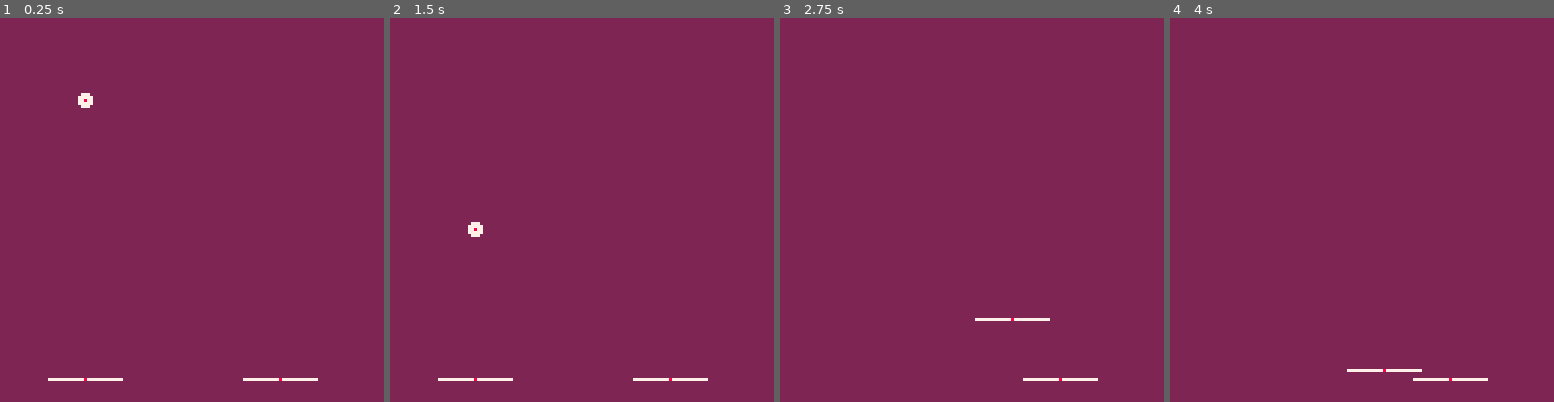
Above: before the commit, frames 1-4 (left to right).
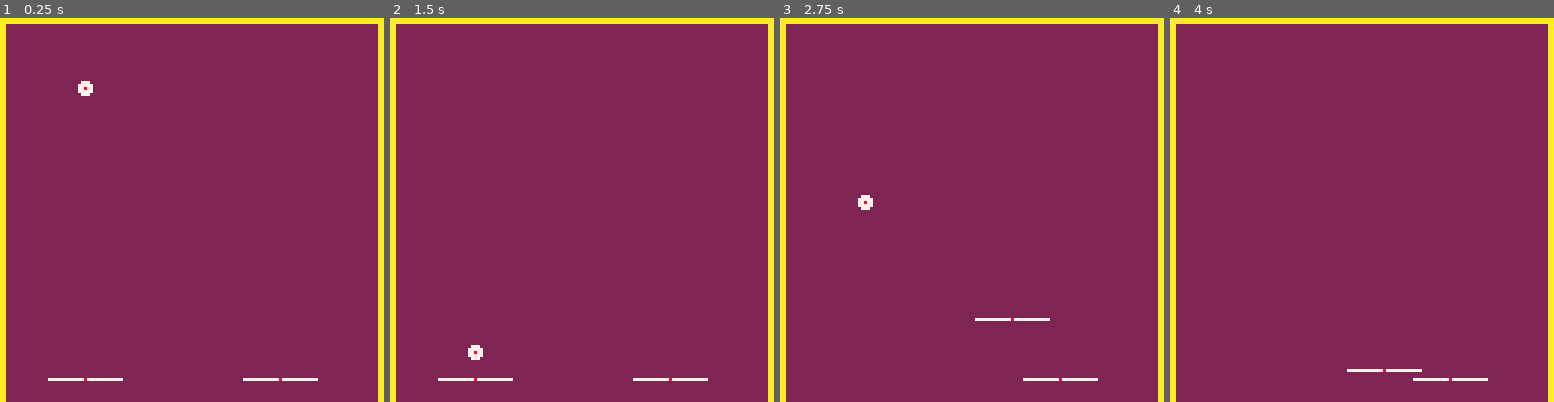
Above: after the commit, the same moments.

Repository: pixelrip/breakout
Game: PICO-8 cartridge breakout.p8
Same seed, same stepped clock (60 frames per second), same inputs: the game is played once before the commit and once after it.
Inputs:
- Up to frame 1 (0.25 s): no input
- Up to frame 2 (1.5 s): tap X (X key) at 0.33, 1.07 s; tap O (Z key) at 0.7 s
- Up to frame 3 (2.75 s): hold Right 1.6-2.1 s; tap O (Z key) at 1.7, 2.1, 2.5 s; tap X (X key) at 1.85 s; hold Up 2.15-2.42 s; hold Right from 2.47 s (still down)
- Up to frame 4 (4 s): tap O (Z key) at 2.9, 3.3, 3.7 s; tap X (X key) at 2.97 s; release Right at 3.03 s; hold Left 3.08-3.58 s; hold Down 3.63-3.97 s

The runs differ from the first frame. In frame 1, 4.9% of the frame differs, in the area x 0-100%, y 0-100%; in frame 2, 4.9%; in frame 3, 4.8%; in frame 4, 4.6%.

Commit message:
re-added arena

Diff:
--- a/breakout.p8
+++ b/breakout.p8
@@ -10,7 +10,7 @@
 
 -- Entities
 #include src/entities/base/base.lua
---#include src/entities/arena.lua
+#include src/entities/arena.lua
 #include src/entities/ball.lua
 #include src/entities/player.lua
 
--- a/src/entities/arena.lua
+++ b/src/entities/arena.lua
@@ -6,27 +6,20 @@
 
 setmetatable(Arena, {__index = Entity})
 
--- Tuning Constants
-Arena.X = 0
-Arena.Y = 0
-Arena.WIDTH = 128
-Arena.HEIGHT = 128
-Arena.WALL_THICKNESS = 2
-Arena.COLOR = 7
 
 function Arena.new(opts)
     -- Base entity
     local self = Entity.new({
-        x = opts.x or Arena.X,
-        y = opts.y or Arena.Y,
-        w = opts.width or Arena.WIDTH,
-        h = opts.height or Arena.HEIGHT
+        x = opts.x or 0,
+        y = opts.y or 0
     })
 
     setmetatable(self, Arena)
 
-    self.wall_thickness = opts.wall_thickness or Arena.WALL_THICKNESS
-    self.color = opts.color or Arena.COLOR
+    self.w = opts.width or 128
+    self.h = opts.height or 128
+    self.wall_thickness = opts.wall_thickness or 2
+    self.color = opts.color or 7
 
     return self
 end
--- a/src/entities/ball.lua
+++ b/src/entities/ball.lua
@@ -20,7 +20,7 @@
     self.r = opts.r or 2
 
     self.color = opts.color or 7
-    self.gravity = opts.gravity or 0.2
+    self.gravity = opts.gravity or 0.1
 
     self:_update_bounds()
 
@@ -54,6 +54,8 @@
     circfill(self.x, self.y, self.r, self.color)
     pset(self.x, self.y, 8)
 end
+
+-- "Private" Methods
 
 function Ball:_check_paddle_collision(p)
     -- FIX: Definite tunneling issues at high speeds
--- a/src/main.lua
+++ b/src/main.lua
@@ -1,7 +1,6 @@
 DEBUG = true
 
 function _init()
-    --[[
     arena = Arena.new({
         x = 0,
         y = 0,
@@ -10,8 +9,6 @@
         wall_thickness = 2,
         color = 10
     })
-    ]]--
-
     p1 = Player.new({
         x = 28,
         y = 120,
@@ -29,7 +26,7 @@
         y = 20
     })
 
-    --world:add(arena)
+    world:add(arena)
     world:add(p1, "player")
     world:add(p2, "player")
     world:add(ball, "ball")
--- a/src/world.lua
+++ b/src/world.lua
@@ -5,6 +5,8 @@
 }
 
 function world:add(e, type)
+    local type = type or false
+
     add(self.entities, e)
 
     -- Add to specific lists
